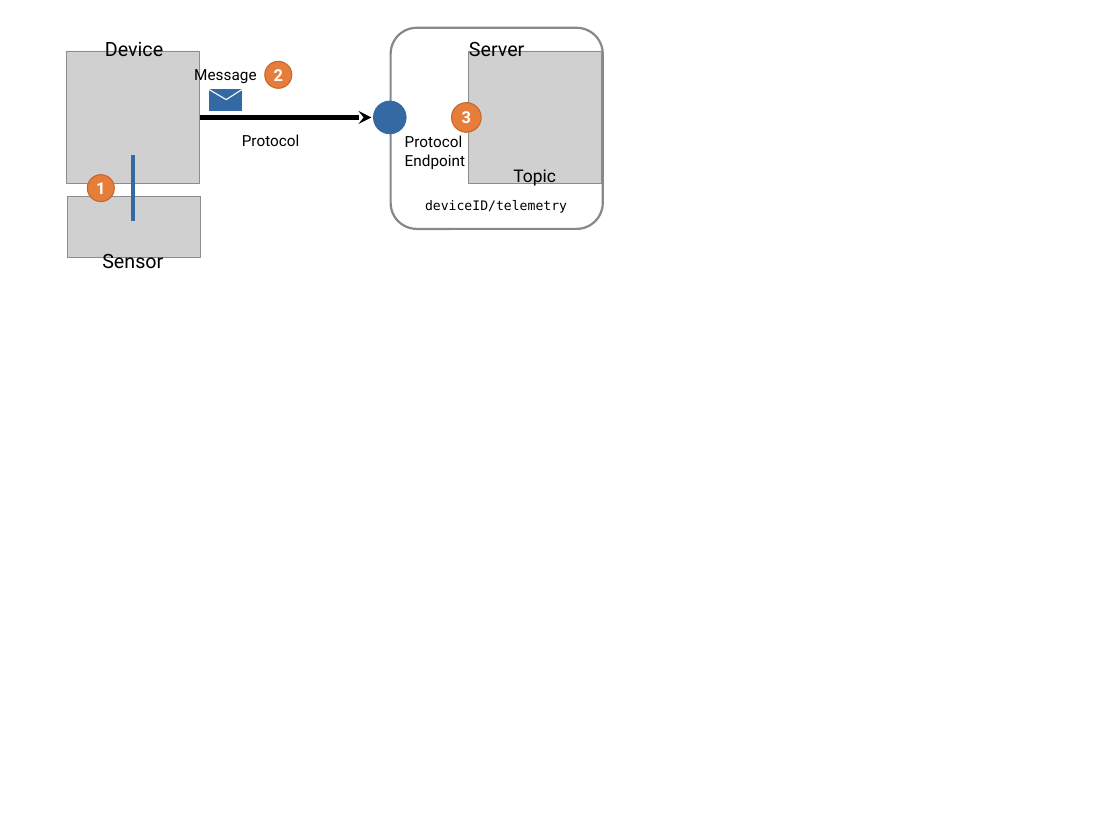
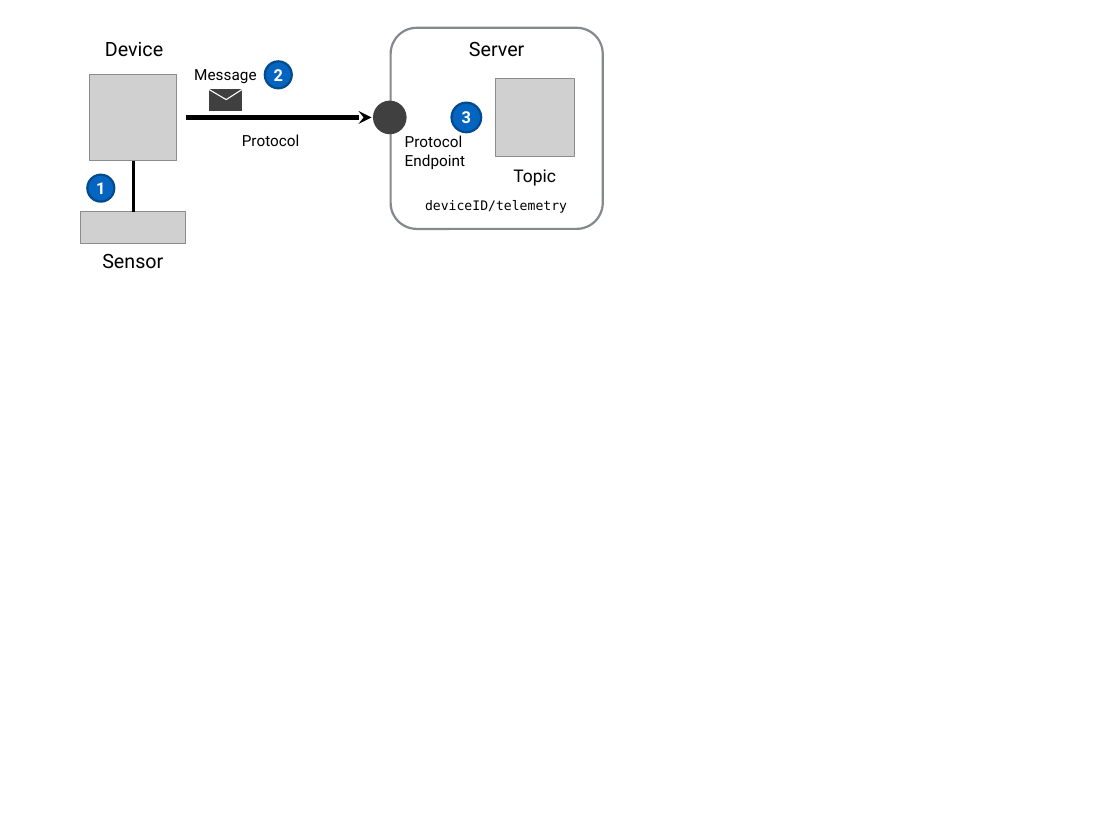
Before and after one commit to aws/iot-atlas, a slide deck: slide 1 of content/designs/telemetry/atlas-telemetry.pptx. Drawn at 1120x840 pixels with LibreOffice and Linux fonts; fonts in the diff are those of the drawing; grey boxes stand for pictures. Boxes give left, top, right and bottom in pixels: in the first picture for what was removed or moved away, otherwise in the second. Text is boxed around its words. In the diff, an @@ line names an element or a change of style, - is before the commit and + after.

```diff
--- a/content/designs/telemetry/atlas-telemetry.pptx
+++ b/content/designs/telemetry/atlas-telemetry.pptx
@@ picture removed at (x1=66, y1=51, x2=199, y2=184) @@
@@ picture removed at (x1=469, y1=51, x2=602, y2=184) @@
@@ picture added at (x1=90, y1=74, x2=176, y2=161) @@
@@ rectangle at (x1=210, y1=89, x2=242, y2=111): fill #3569A3 to #404040 @@
@@ picture added at (x1=495, y1=78, x2=574, y2=157) @@
@@ ellipse at (x1=373, y1=101, x2=407, y2=135): fill #3569A3 to #404040 @@
@@ fill #E77D3A to #0365C0; outline #C3682E 1 pt to #024B8E 2 pt in 3 elements at (x1=87, y1=175, x2=114, y2=202), (x1=265, y1=61, x2=291, y2=88), (x1=451, y1=102, x2=481, y2=132) @@
@@ line moved from (133, 221) - (133, 155) to (133, 161) - (133, 212) @@
@@ line (133, 161) - (133, 212): stroke #3569A3 4 pt to #000000 3 pt @@
@@ picture removed at (x1=68, y1=196, x2=201, y2=257) @@
@@ picture added at (x1=81, y1=212, x2=186, y2=243) @@
```
Also in this commit, not shown: 1 other file.
